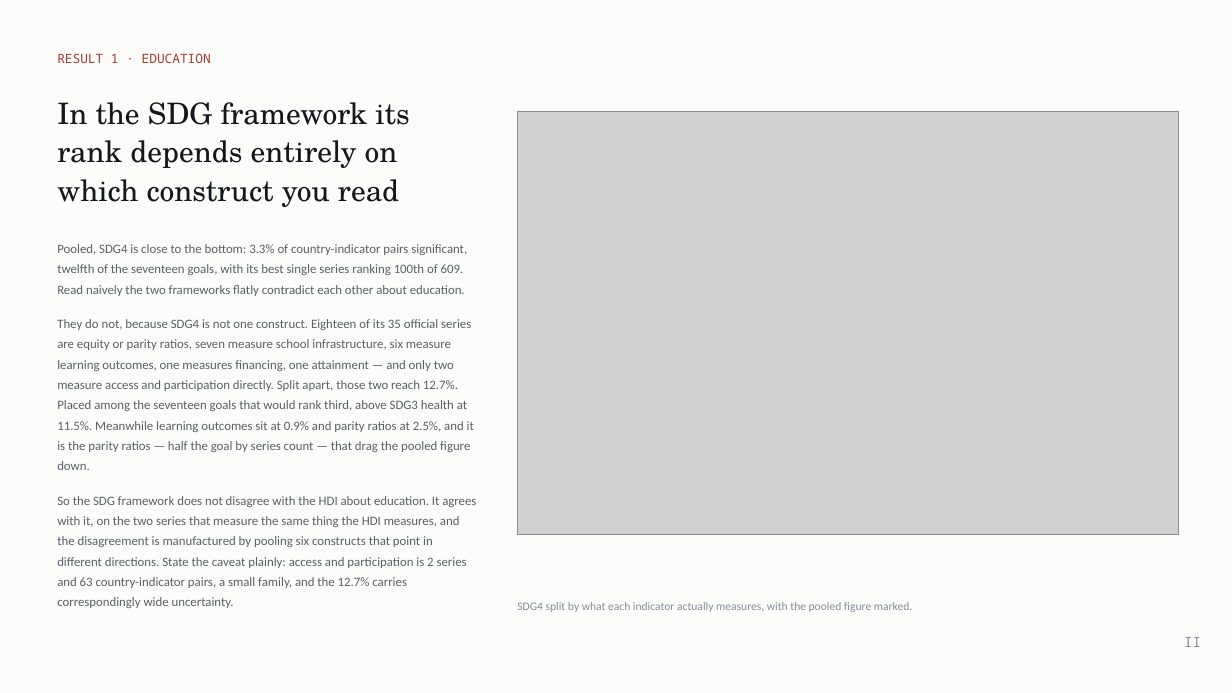
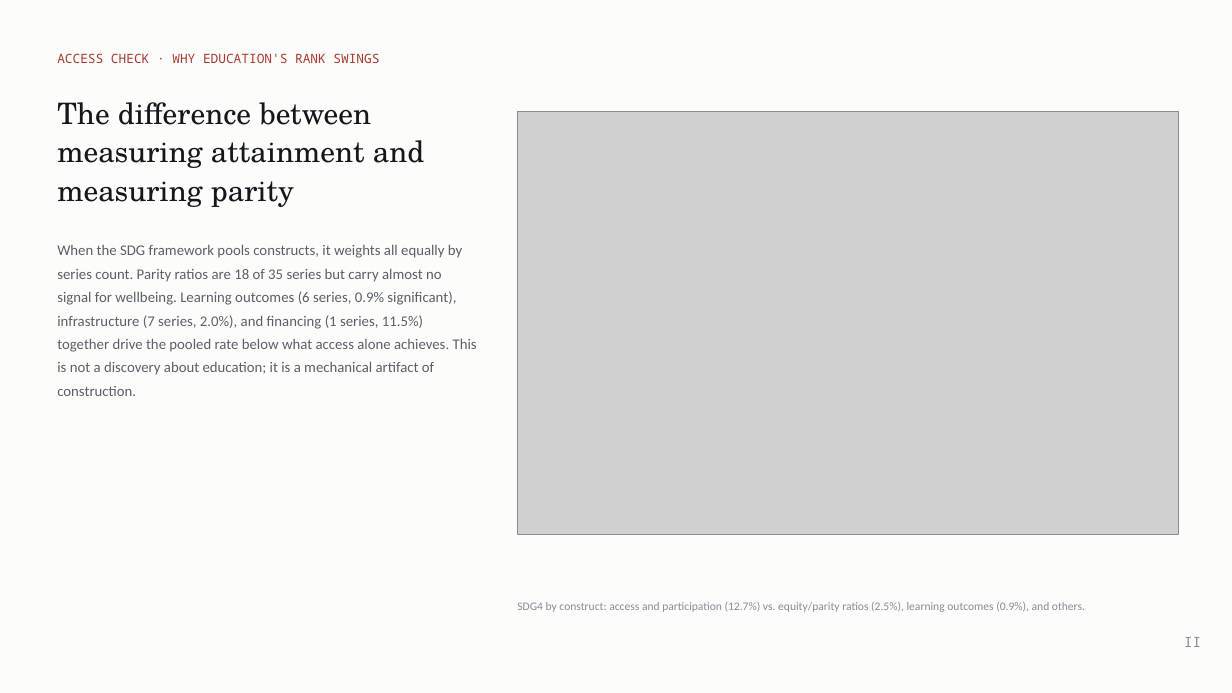
Before and after one commit to cwejnert/HDI-Happiness, a slide deck: slide 11 of deck/Measured_Where_It_Varies.pptx (slide 14 before the commit). Drawn at 1232x693 pixels with LibreOffice and Linux fonts; fonts in the diff are those of the drawing; grey boxes stand for pictures. Boxes give left, top, right and bottom in pixels: in the first picture for what was removed or moved away, otherwise in the second. Text is boxed around its words. In the diff, an @@ line names an element or a change of style, - is before the commit and + after.

```diff
--- a/deck/Measured_Where_It_Varies.pptx
+++ b/deck/Measured_Where_It_Varies.pptx
@@ text at [57, 53, 379, 63]: text changed @@
-RESULT 1 · EDUCATION
+ACCESS CHECK · WHY EDUCATION'S RANK SWINGS
@@ text at [57, 102, 424, 207]: text changed @@
-In the SDG framework its rank depends entirely on which construct you read
+The difference between measuring attainment and measuring parity
@@ text at [57, 244, 477, 396]: text changed; size 10 to 11.5 pt @@
-Pooled, SDG4 is close to the bottom: 3.3% of country-indicator pairs significant, twelfth of the seventeen goals, with its best single series ranking 100th of 609. Read naively the two frameworks flatly contradict each other about education.
-They do not, because SDG4 is not one construct. Eighteen of its 35 official series are equity or parity ratios, seven measure school infrastructure, six measure learning outcomes, one measures financing, one attainment — and only two measure access and participation directly. Split apart, those two reach 12.7%. Placed among the seventeen goals that would rank third, above SDG3 health at 11.5%. Meanwhile learning outcomes sit at 0.9% and parity ratios at 2.5%, and it is the parity ratios — half the goal by series count — that drag the pooled figure down.
-So the SDG framework does not disagree with the HDI about education. It agrees with it, on the two series that measure the same thing the HDI measures, and the disagreement is manufactured by pooling six constructs that point in different directions. State the caveat plainly: access and participation is 2 series and 63 country-indicator pairs, a small family, and the 12.7% carries correspondingly wide uncertainty.
+When the SDG framework pools constructs, it weights all equally by series count. Parity ratios are 18 of 35 series but carry almost no signal for wellbeing. Learning outcomes (6 series, 0.9% significant), infrastructure (7 series, 2.0%), and financing (1 series, 11.5%) together drive the pooled rate below what access alone achieves. This is not a discovery about education; it is a mechanical artifact of construction.
@@ text at [517, 602, 1085, 612]: text changed @@
-SDG4 split by what each indicator actually measures, with the pooled figure marked.
+SDG4 by construct: access and participation (12.7%) vs. equity/parity ratios (2.5%), learning outcomes (0.9%), and others.
```
Also in this commit, not shown: 17 other slides changed, 4 slides added, 24 slides removed, 2 other files.
